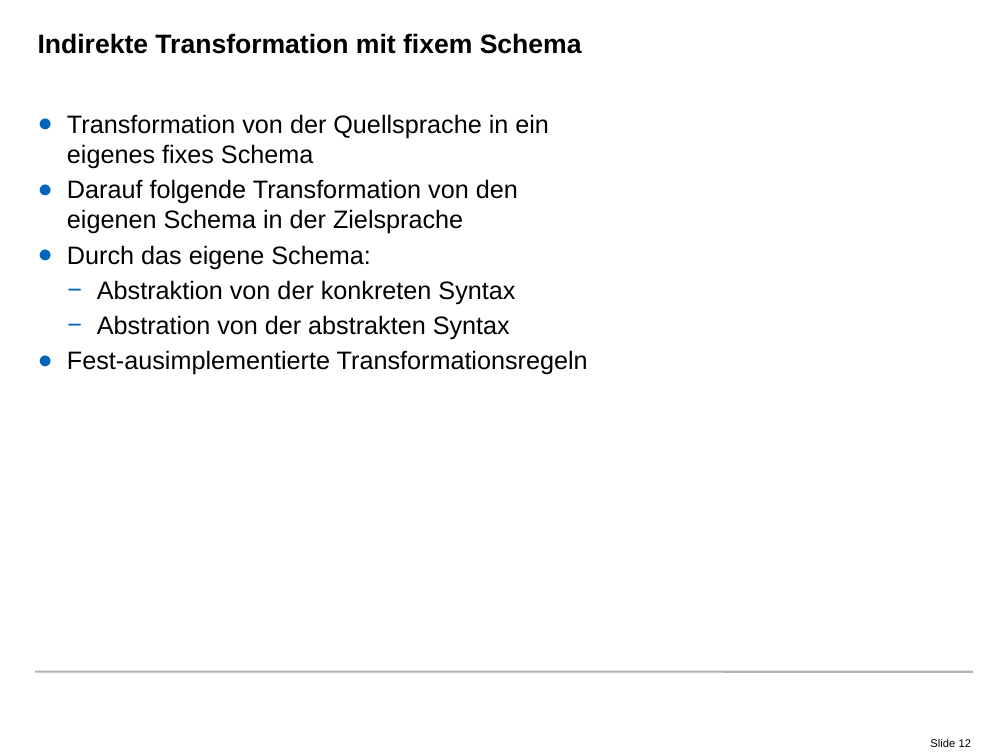
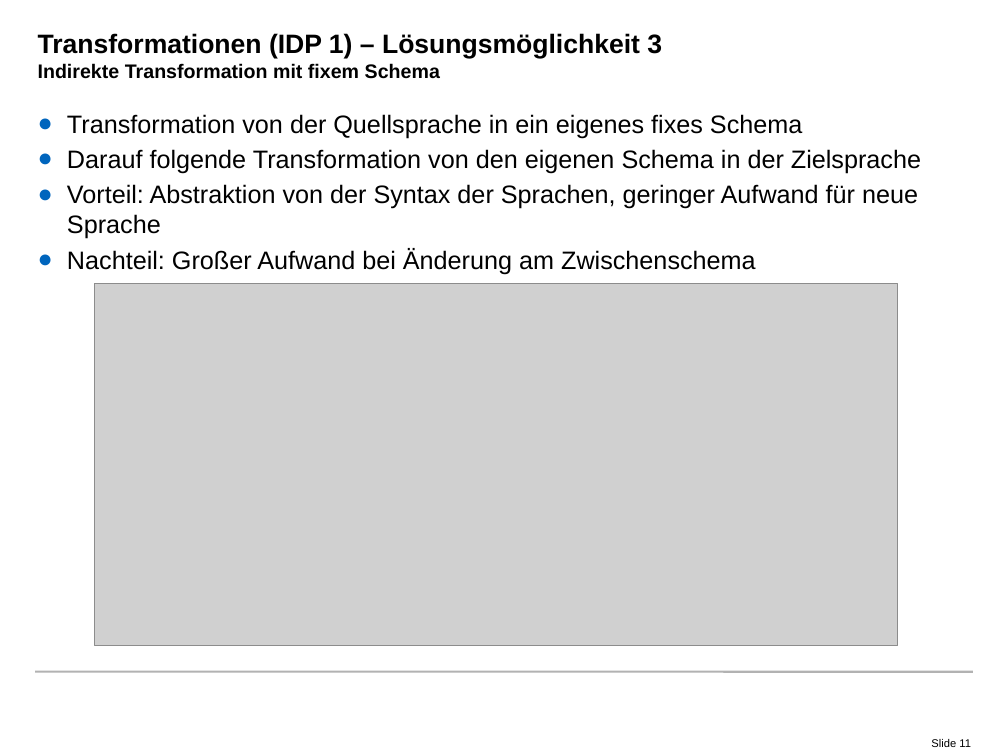
Before and after one commit to radke-tum/idp, a slide deck: slide 11 of pssif/doc/PSSIF.pptx (slide 12 before the commit). Drawn at 1008x756 pixels with LibreOffice and Linux fonts; fonts in the diff are those of the drawing; grey boxes stand for pictures; background and template pictures are left out. Boxes give left, top, right and bottom in pixels: in the first picture for what was removed or moved away, otherwise in the second. Text is boxed around its words. In the diff, an @@ line names an element or a change of style, - is before the commit and + after.

Commit message:
Presentation: Pretty structure, passable pictures.

```diff
--- a/pssif/doc/PSSIF.pptx
+++ b/pssif/doc/PSSIF.pptx
@@ title at (38, 33, 662, 79): text changed @@
-Indirekte Transformation mit fixem Schema
+Transformationen (IDP 1) – Lösungsmöglichkeit 3
+Indirekte Transformation mit fixem Schema
@@ text at (67, 184, 918, 274): text changed @@
-● Durch das eigene Schema:
-  − Abstraktion von der konkreten Syntax
-  − Abstration von der abstrakten Syntax
-● Fest-ausimplementierte Transformationsregeln
+● Vorteil: Abstraktion von der Syntax der Sprachen, geringer Aufwand für neue Sprache
+● Nachteil: Großer Aufwand bei Änderung am Zwischenschema
@@ picture added at (95, 283, 898, 645) @@
@@ page number at (931, 739, 971, 747): text changed @@
-Slide 12
+Slide 11
```
Also in this commit, not shown: 32 other slides changed, 4 slides added, 6 slides removed, 8 other files.
